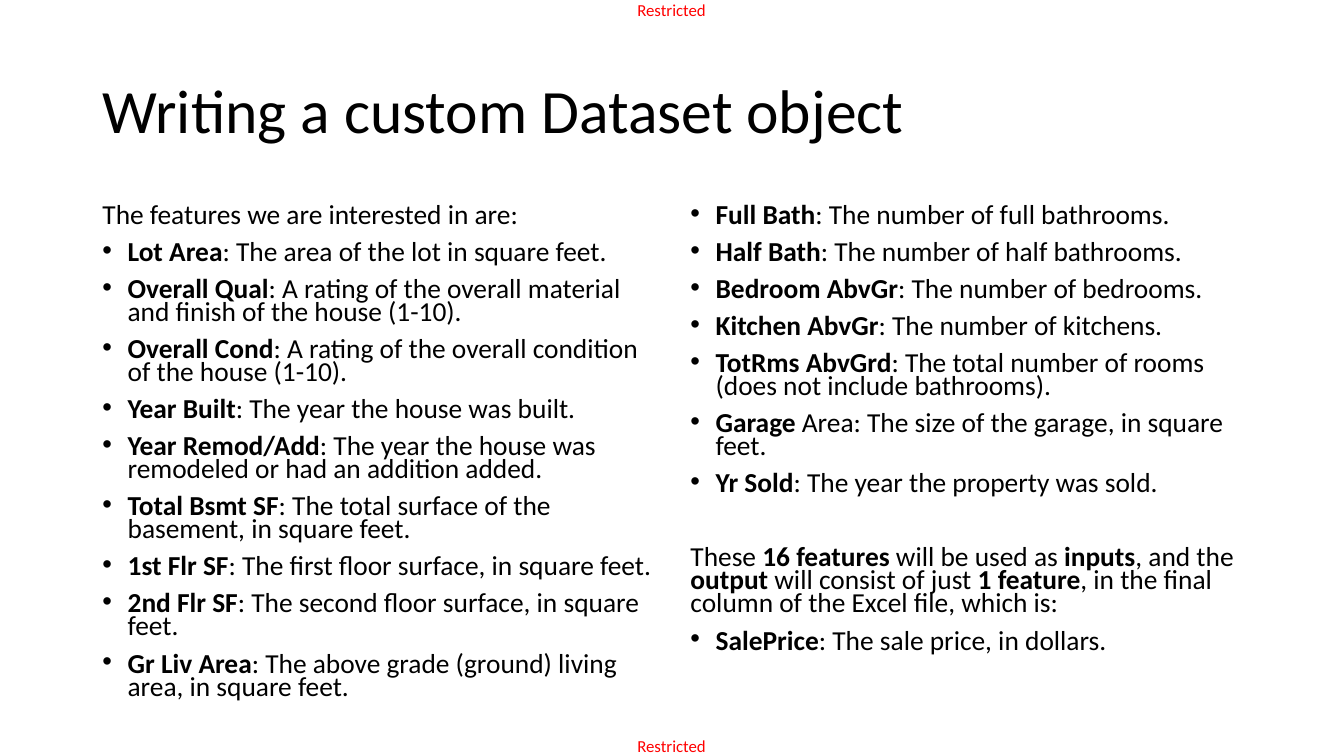
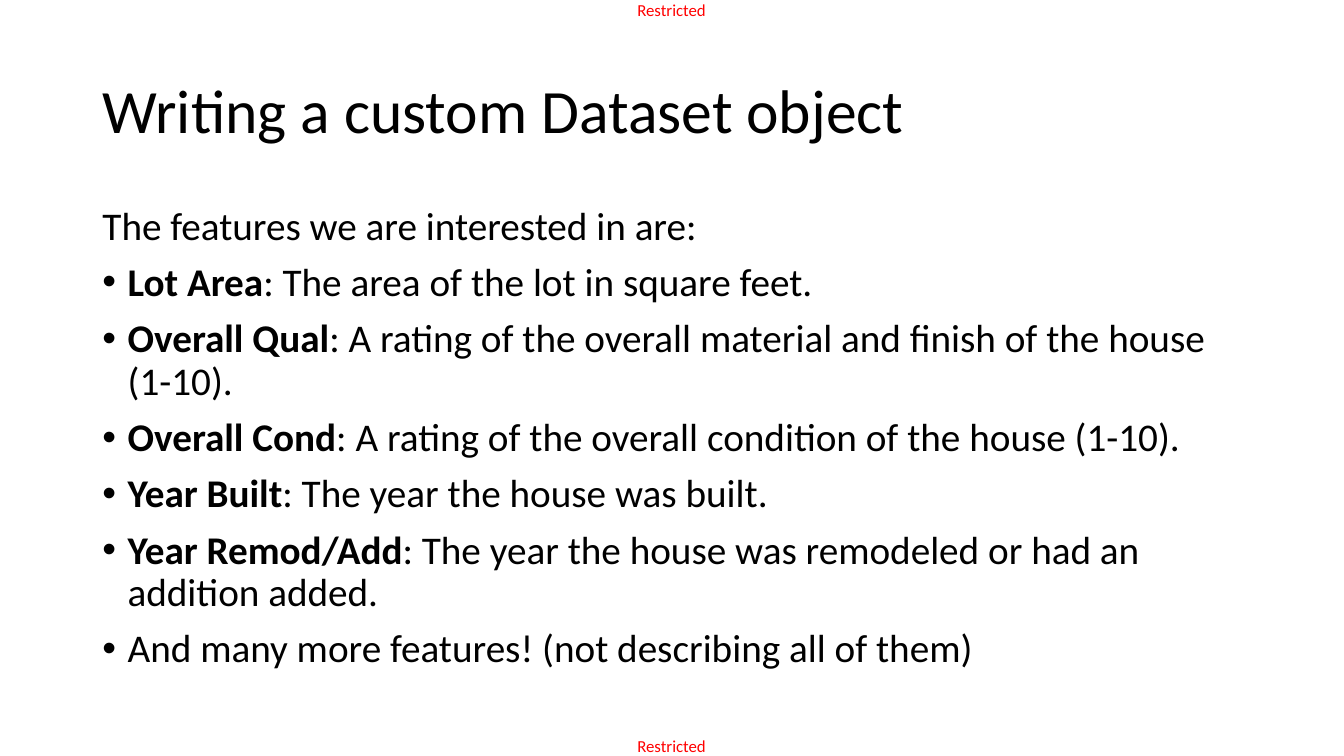
Before and after one commit to matthieudemari/SUTD_DL_50_039, a slide deck: slide 13 of W3/3. W3S3 final/W3S3.pptx. Drawn at 1344x756 pixels with LibreOffice and Linux fonts; fonts in the diff are those of the drawing. Boxes give left, top, right and bottom in pixels: in the first picture for what was removed or moved away, otherwise in the second. Text is boxed around its words. In the diff, an @@ line names an element or a change of style, - is before the commit and + after.

```diff
--- a/W3/3. W3S3 final/W3S3.pptx
+++ b/W3/3. W3S3 final/W3S3.pptx
@@ text removed at bbox=[690, 204, 1233, 655] @@
-• Full Bath: The number of full bathrooms.
-• Half Bath: The number of half bathrooms.
-• Bedroom AbvGr: The number of bedrooms.
-• Kitchen AbvGr: The number of kitchens.
-• TotRms AbvGrd: The total number of rooms (does not include bathrooms).
-• Garage Area: The size of the garage, in square feet.
-• Yr Sold: The year the property was sold.
-These 16 features will be used as inputs, and the output will consist of just 1 feature, in the final column of the Excel file, which is:
-• SalePrice: The sale price, in dollars.
@@ text at bbox=[102, 212, 1205, 607]: size 19.6 to 28 pt in "The features we are interested in are:", "Lot Area: The area of the lot ...", "Overall Qual: A rating of the overall ...", "Overall Cond: A rating of the overall ..." and 2 more places; line spacing 0.7 to 0.9 @@
@@ text at bbox=[128, 633, 972, 669]: text changed; size 19.6 to 28 pt @@
-• Total Bsmt SF: The total surface of the basement, in square feet.
-• 1st Flr SF: The first floor surface, in square feet.
-• 2nd Flr SF: The second floor surface, in square feet.
-• Gr Liv Area: The above grade (ground) living area, in square feet.
+• And many more features! (not describing all of them)
```
Also in this commit, not shown: 7 other slides changed, 13 other files.
